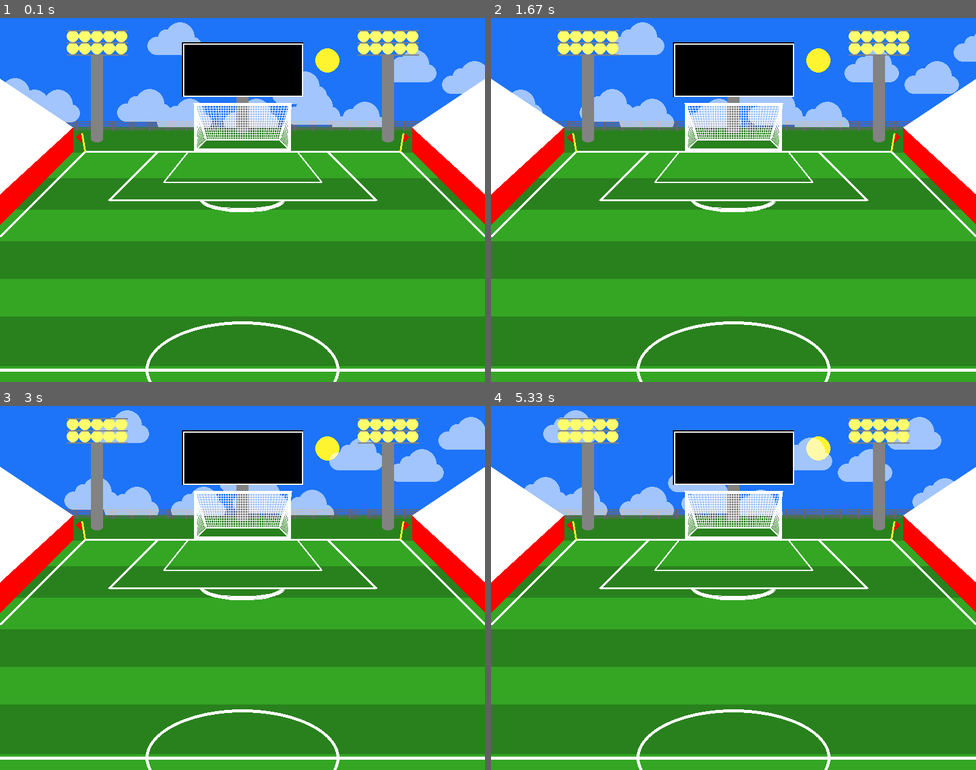
Above: before the commit, frames 1-4 (two rows, left to right).
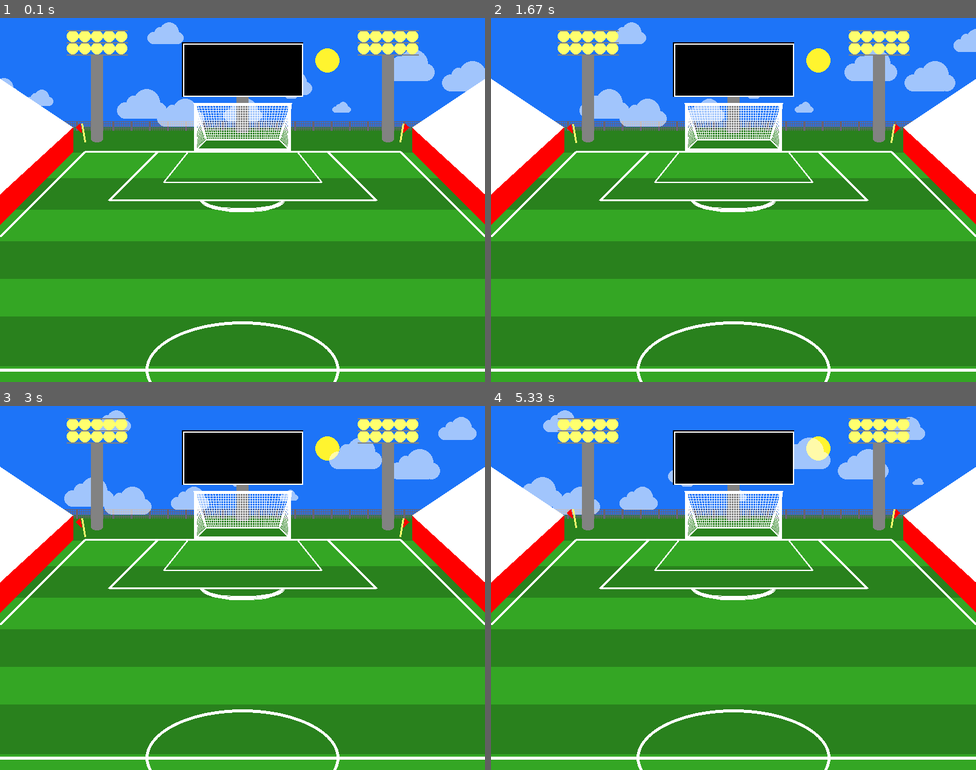
Above: after the commit, the same moments.

Repository: johoule/stuff
Game: pygame game, started from Intro to Pygame Graphics/major league soccer animation/graphics_v4.py
The game is run twice, just before and just after one commit, with the same random seed, the same clock (stepped at 60 frames per second) and the same inputs.
Inputs:
- Up to frame 1 (0.1 s): no input
- Up to frame 2 (1.67 s): tap D at 0.33, 0.67 s
- Up to frame 3 (3 s): no input
- Up to frame 4 (5.33 s): no input

The runs differ from the first frame. In frame 1, 3.1% of the frame differs, in the area x 0-100%, y 1-37%; in frame 2, 2.7%; in frame 3, 2.5%; in frame 4, 2.6%.

Commit message:
Refactored and added changes
Refactored star code, and gave stars random colors and sizes. Refactored the field line code into one function. Refactored the flag code, and made them bounce up and down. Made clouds random sizes.

Diff:
--- a/Intro to Pygame Graphics/major league soccer animation/graphics_v4.py
+++ b/Intro to Pygame Graphics/major league soccer animation/graphics_v4.py
@@ -186,8 +186,43 @@
     pygame.draw.polygon(screen, lowerStandColor, [[120, 220], [0, 340], [0, 290], [120, 180]])
     pygame.draw.polygon(screen, upperStandColor, [[120, 180], [0, 100], [0, 290]])
 
-
-
+def drawLeftFlag(x, y, poleColor, flagColor):
+    pygame.draw.line(screen, poleColor, [x, y], [x-5, y-30], 3)
+    pygame.draw.polygon(screen, flagColor, [[x-8, y-30], [x-15, y-24], [x-5, y-15]])
+
+def drawRightFlag(x, y, poleColor, flagColor):
+    pygame.draw.line(screen, poleColor, [x, y], [x+5, y-30], 3)
+    pygame.draw.polygon(screen, flagColor, [[x+8, y-30], [x+15, y-24], [x+5, y-15]])
+
+def drawFieldLines(color):
+    #bottom side of out of bounds
+    pygame.draw.line(screen, color, [0, 580], [800, 580], 5)
+
+    #left side of out of bounds
+    pygame.draw.line(screen, color, [0, 360], [140, 220], 5)
+    pygame.draw.line(screen, color, [140, 220], [660, 220], 3)
+
+    #right side of out of bounds
+    pygame.draw.line(screen, color, [660, 220], [800, 360], 5)
+
+    #safety circle
+    pygame.draw.ellipse(screen, color, [240, 500, 320, 160], 5)
+
+    #18 yard line goal box
+    pygame.draw.line(screen, color, [260, 220], [180, 300], 5)
+    pygame.draw.line(screen, color, [180, 300], [620, 300], 3)
+    pygame.draw.line(screen, color, [620, 300], [540, 220], 5)
+
+    #6 yard line goal box
+    pygame.draw.line(screen, color, [310, 220], [270, 270], 3)
+    pygame.draw.line(screen, color, [270, 270], [530, 270], 2)
+    pygame.draw.line(screen, color, [530, 270], [490, 220], 3)
+
+    #arc at the top of the goal box
+    pygame.draw.arc(screen, color, [330, 280, 140, 40], math.pi, 2 * math.pi, 5)
+
+def drawStar(x, y, color, scale):
+    pygame.draw.ellipse(screen, color, [x,y,scale,scale])
 
 # Config
 lights_on = True
@@ -199,16 +234,22 @@
     x = random.randrange(0, 800)
     y = random.randrange(0, 200)
     r = random.randrange(1, 2)
-    stars.append([x, y, r, r])
+    color = random.choice([RED,GREEN,BLUE,YELLOW,WHITE])
+    scale = random.uniform(0.5, 3)
+    stars.append([x, y, color, scale])
 
 clouds = []
 for i in range(20):
     x = random.randrange(-100, 1600)
     y = random.randrange(0, 150)
-    clouds.append([x, y])
+    scale = random.uniform(0.5, 3)
+    clouds.append([x, y, scale])
 
 # Game loop
 done = False
+
+# Y to allow flags to move side to side
+flagHorizontalCounter = 0
 
 while not done:
     # Event processing (React to key presses, mouse clicks, etc.)
@@ -255,7 +296,8 @@
     if not day:
     #stars
         for s in stars:
-            pygame.draw.ellipse(screen, WHITE, s)
+            drawStar(s[0], s[1], s[2], s[3])
+            #pygame.draw.ellipse(screen, WHITE, s)
 
     pygame.draw.rect(screen, field_color, [0, 180, 800 , 420])
     pygame.draw.rect(screen, stripe_color, [0, 180, 800, 42])
@@ -286,32 +328,11 @@
 
 
     for c in clouds:
-        draw_cloud(cloud_color, c[0], c[1], 3)
+        draw_cloud(cloud_color, c[0], c[1], c[2])
     screen.blit(SEE_THROUGH, (0, 0))
 
 
-    #out of bounds lines
-
-    #bottom side of out of bounds
-    pygame.draw.line(screen, WHITE, [0, 580], [800, 580], 5)
-
-    #left side of out of bounds
-    pygame.draw.line(screen, WHITE, [0, 360], [140, 220], 5)
-    pygame.draw.line(screen, WHITE, [140, 220], [660, 220], 3)
-
-    #right side of out of bounds
-    pygame.draw.line(screen, WHITE, [660, 220], [800, 360], 5)
-
-    #safety circle
-    pygame.draw.ellipse(screen, WHITE, [240, 500, 320, 160], 5)
-
-    #18 yard line goal box
-    pygame.draw.line(screen, WHITE, [260, 220], [180, 300], 5)
-    pygame.draw.line(screen, WHITE, [180, 300], [620, 300], 3)
-    pygame.draw.line(screen, WHITE, [620, 300], [540, 220], 5)
-
-    #arc at the top of the goal box
-    pygame.draw.arc(screen, WHITE, [330, 280, 140, 40], math.pi, 2 * math.pi, 5)
+    drawFieldLines(WHITE)
 
     #score board pole
     pygame.draw.rect(screen, GRAY, [390, 120, 20, 70])
@@ -328,10 +349,6 @@
     pygame.draw.line(screen, WHITE, [320, 140], [340, 200], 3)
     pygame.draw.line(screen, WHITE, [480, 140], [460, 200], 3)
 
-    #6 yard line goal box
-    pygame.draw.line(screen, WHITE, [310, 220], [270, 270], 3)
-    pygame.draw.line(screen, WHITE, [270, 270], [530, 270], 2)
-    pygame.draw.line(screen, WHITE, [530, 270], [490, 220], 3)
 
     #light pole 1
     pygame.draw.rect(screen, GRAY, [150, 60, 20, 140])
@@ -352,13 +369,17 @@
     drawStands(WHITE, RED)
 
 
+    #flag moving code
+    flagHorizontalCounter+=0.75
+    offset = flagHorizontalCounter % 40 - 20
+    if (offset > 0):
+        offset *= -1
+
+    #corner flag left
+    drawLeftFlag(140, 220 + offset, YELLOW, RED)
+
     #corner flag right
-    pygame.draw.line(screen, BRIGHT_YELLOW, [140, 220], [135, 190], 3)
-    pygame.draw.polygon(screen, RED, [[132, 190], [125, 196], [135, 205]])
-
-    #corner flag left
-    pygame.draw.line(screen, BRIGHT_YELLOW, [660, 220], [665, 190], 3)
-    pygame.draw.polygon(screen, RED, [[668, 190], [675, 196], [665, 205]])
+    drawRightFlag(660, 220 + offset, YELLOW, RED)
 
     # DARKNESS
     if not day and not lights_on:
